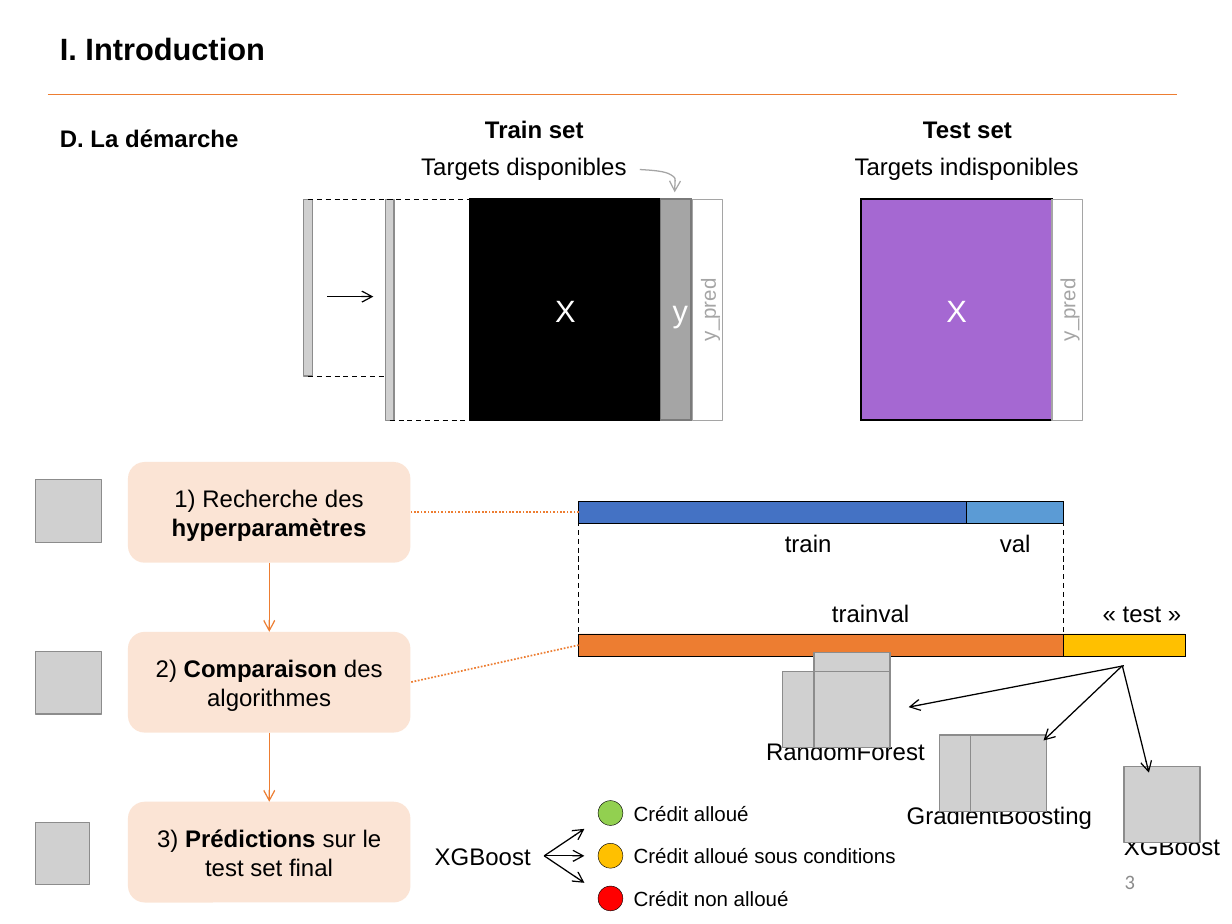
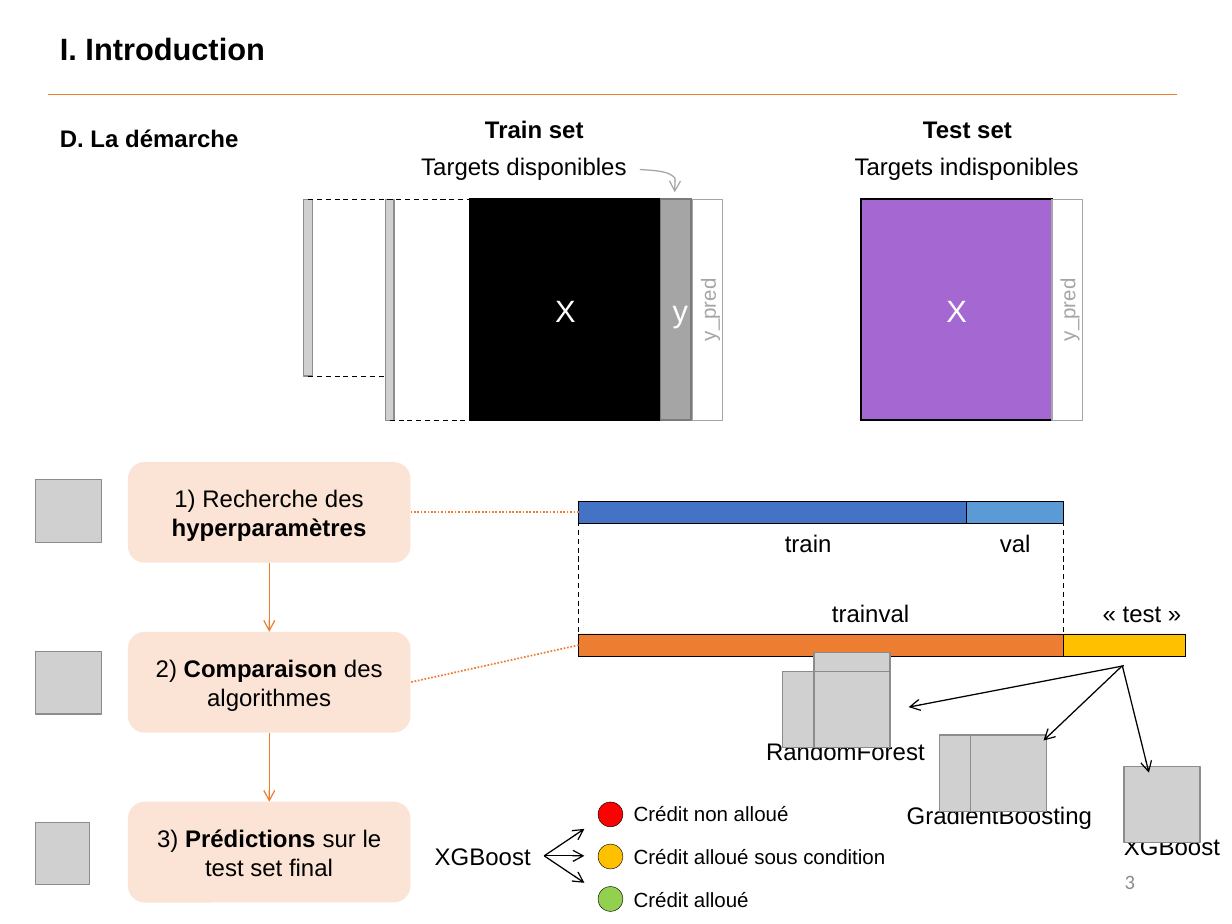
Before and after one commit to Benoit-78/P7_credit_loan_scoring_model, a slide deck: slide 3 of soutenance/P7_soutenance.pptx. Drawn at 1232x924 pixels with LibreOffice and Linux fonts; fonts in the diff are those of the drawing; grey boxes stand for pictures. Boxes give left, top, right and bottom in pixels: in the first picture for what was removed or moved away, otherwise in the second. Text is boxed around its words. In the diff, an @@ line names an element or a change of style, - is before the commit and + after.

```diff
--- a/soutenance/P7_soutenance.pptx
+++ b/soutenance/P7_soutenance.pptx
@@ arrow removed from (326, 297) to (373, 297) @@
@@ ellipse: place and size @@
-ellipse at (598, 886, 622, 910)
+ellipse at (598, 802, 622, 827)
@@ text "Crédit non alloué": place and size @@
-text "Crédit non alloué" at (634, 891, 789, 907)
+text "Crédit non alloué" at (634, 806, 789, 822)
@@ text at (634, 849, 885, 865): text changed @@
-Crédit alloué sous conditions
+Crédit alloué sous condition
@@ ellipse: place and size @@
-ellipse at (598, 801, 622, 825)
+ellipse at (598, 887, 622, 912)
@@ text "Crédit alloué": place and size @@
-text "Crédit alloué" at (634, 806, 749, 822)
+text "Crédit alloué" at (634, 892, 749, 908)
```
Also in this commit, not shown: 6 other slides changed, 5 slides added, 3 other files.
